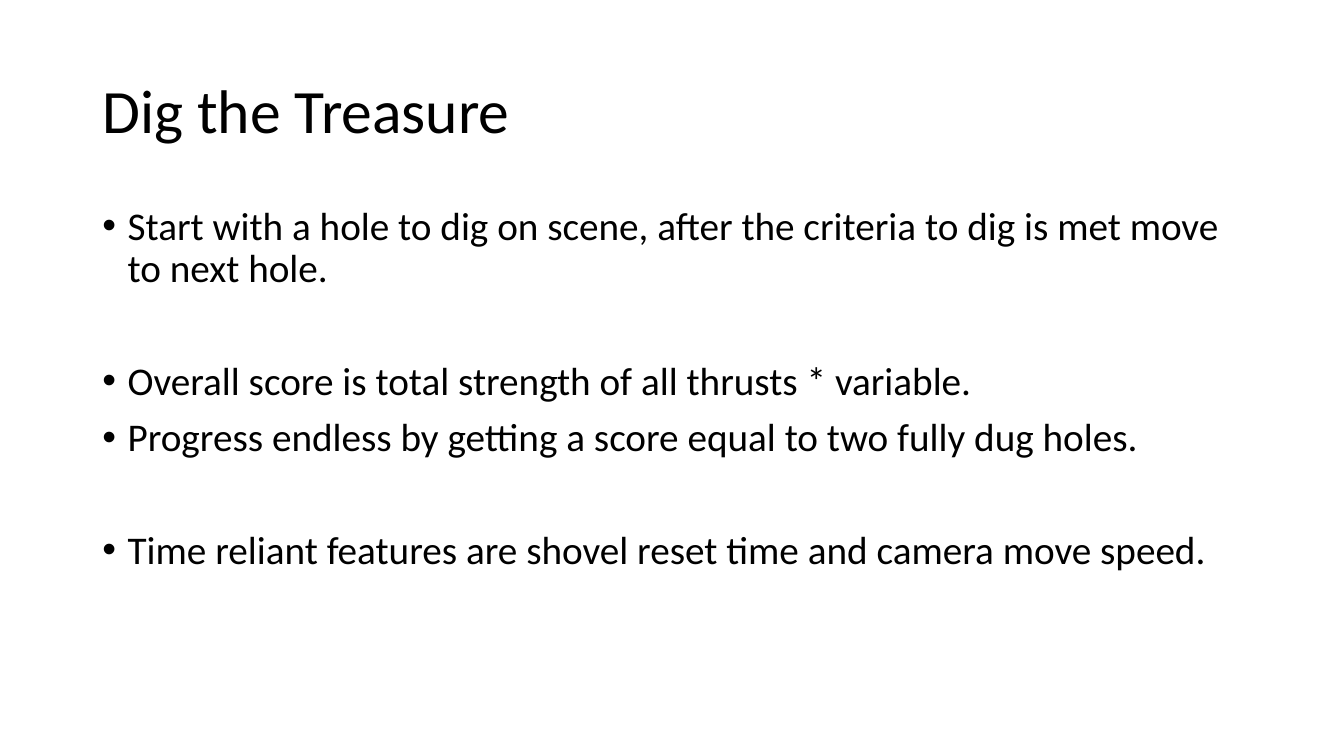
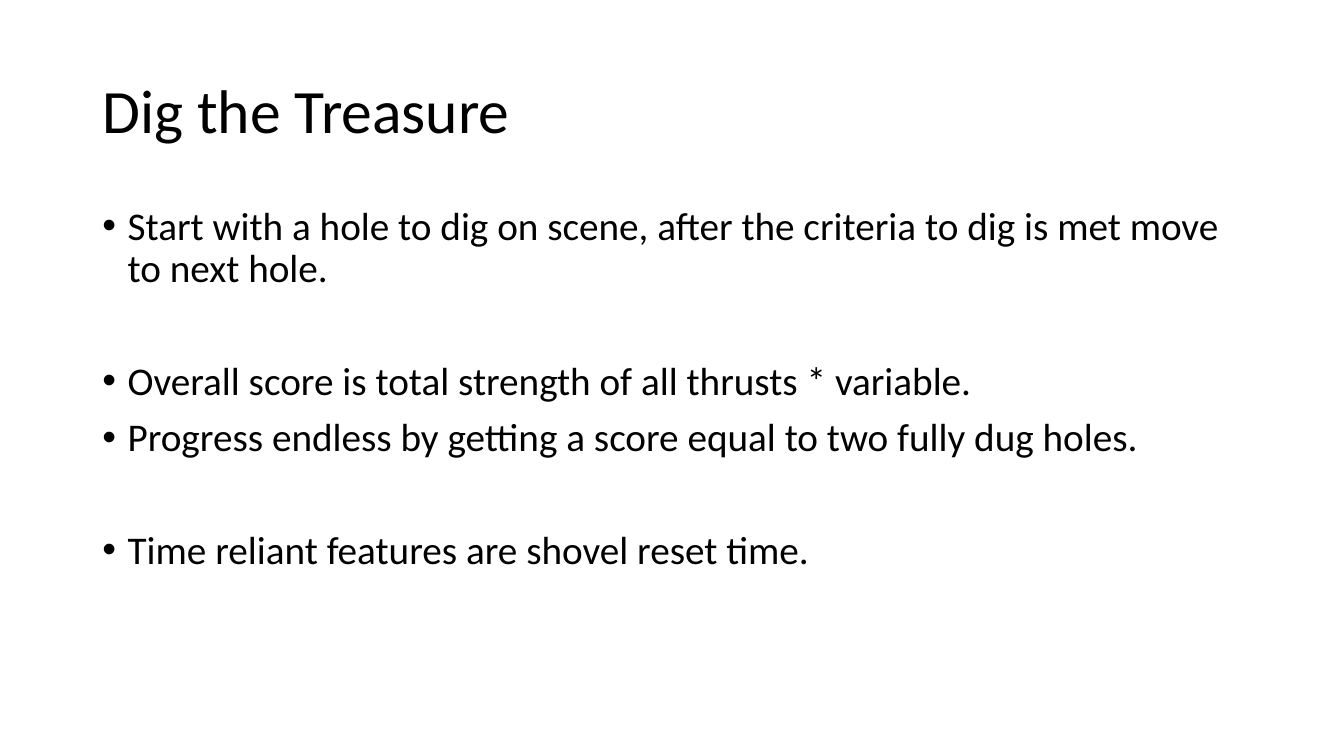
Before and after one commit to Mr-Turtle12/Mobile-Pirate-Game, a slide deck: slide 11 of Pirate game.pptx. Drawn at 1344x756 pixels with LibreOffice and Linux fonts; fonts in the diff are those of the drawing. Boxes give left, top, right and bottom in pixels: in the first picture for what was removed or moved away, otherwise in the second. Text is boxed around its words. In the diff, an @@ line names an element or a change of style, - is before the commit and + after.

```diff
--- a/Pirate game.pptx
+++ b/Pirate game.pptx
@@ text at (128,536,808,565): text changed @@
-• Time reliant features are shovel reset time and camera move speed.
+• Time reliant features are shovel reset time.
```
Also in this commit, not shown: 1 slide added, 32 other files.
